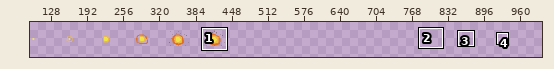
Edited in one commit: sprite sheet (Graphics/Effects/explosion1.png). The picture above shows the old version from afar; the outline marks the close-up.
Close-up. As it was:
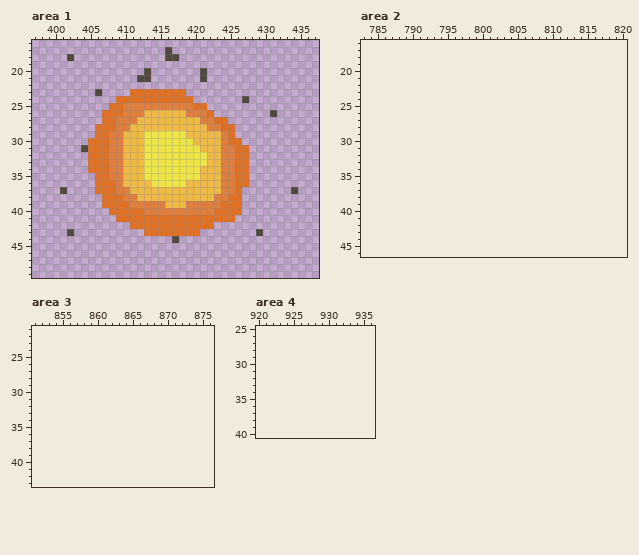
The file is 448x64 pixels. Shown: area 1: x 397..437, y 16..49; area 2: x 783..820, y 16..46; area 3: x 851..876, y 21..43; area 4: x 920..936, y 25..40. The old version is drawn lined up with the new one, on the new canvas. The wide view leaves out empty margins. The commit also changed other parts of the picture, which this record leaves out.
And afterwards:
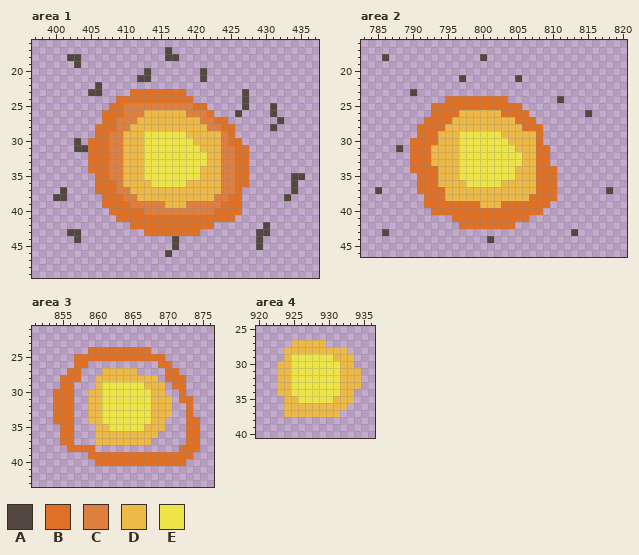
Palette (. is transparent): A #524840  B #df7126  C #de7f40  D #edb947  E #ede547
From old to new:
canvas 448x64 -> 1024x64
Area 1:
y 18..19: x 403 . -> A
y 22: x 406 . -> A
y 23: x 405 . -> A; x 427 . -> A
y 25: x 427 . -> A; x 431 . -> A
y 26: x 426 . -> A
y 27: x 432 . -> A
y 28: x 431 . -> A
y 30..31: x 403 . -> A
y 35: x 434..435 .. -> AA
y 36: x 434 . -> A
y 38: x 400..401 .. -> AA; x 433 . -> A
y 42: x 430 . -> A
y 43: x 403 . -> A; x 430 . -> A
y 44: x 403 . -> A; x 429 . -> A
y 45: x 417 . -> A; x 429 . -> A
y 46: x 416 . -> A
Area 2:
y 18: x 786 . -> A; x 800 . -> A
y 21: x 797 . -> A; x 805 . -> A
y 23: x 790 . -> A
y 24: x 795..803 ......... -> BBBBBBBBB; x 811 . -> A
y 25: x 793..805 ............. -> BBBBBBBBBBBBB
y 26: x 793..806 .............. -> BBBBDDDDDDBBBB; x 815 . -> A
y 27: x 792..807 ................ -> BBBBDDDDDDDDDBBB
y 28: x 791..808 .................. -> BBBBDDDDDDDDDDDBBB
y 29: x 791..808 .................. -> BBBDDDEEEEEEDDDDDB
y 30: x 790..808 ................... -> BBBBDDDEEEEEEEDDDDB
y 31: x 788 . -> A; x 790..809 .................... -> BBBDDDDEEEEEEEEDDDBB
y 32..33: x 790..809 .................... -> BBBDDDDEEEEEEEEEDDBB
y 34: x 790..810 ..................... -> BBBBDDDEEEEEEEEDDDBBB
y 35: x 791..810 .................... -> BBBDDDEEEEEEEEDDDBBB
y 36: x 791..810 .................... -> BBBDDDDEEEEEDDDDDBBB
y 37: x 785 . -> A; x 791..810 .................... -> BBBBDDDDDDDDDDDDDBBB; x 818 . -> A
y 38: x 792..810 ................... -> BBBDDDDDDDDDDDDBBBB
y 39: x 792..809 .................. -> BBBBBBBBDDDBBBBBBB
y 40: x 793..808 ................ -> BBBBBBBBBBBBBBBB
y 41: x 796..806 ........... -> BBBBBBBBBBB
y 42: x 797..804 ........ -> BBBBBBBB
y 43: x 786 . -> A; x 813 . -> A
y 44: x 801 . -> A
Area 3:
y 24: x 859..867 ......... -> BBBBBBBBB
y 25: x 857..869 ............. -> BBBBBBBBBBBBB
y 26: x 857..858 .. -> BB; x 869..870 .. -> BB
y 27: x 856..857 .. -> BB; x 861..865 ..... -> DDDDD; x 870..871 .. -> BB
y 28: x 855..857 ... -> BBB; x 860..868 ......... -> DDDDDDDDD; x 870..872 ... -> BBB
y 29: x 855..856 .. -> BB; x 860..869 .......... -> DEEEEEEDDD; x 871..872 .. -> BB
y 30: x 854..856 ... -> BBB; x 859..869 ........... -> DDEEEEEEEDD; x 872 . -> B
y 31: x 854..856 ... -> BBB; x 859..870 ............ -> DDEEEEEEEDDD; x 872..873 .. -> BB
y 32..33: x 854..856 ... -> BBB; x 859..870 ............ -> DDEEEEEEEDDD; x 873 . -> B
y 34: x 854..856 ... -> BBB; x 859..869 ........... -> DDEEEEEEEDD; x 873..874 .. -> BB
y 35: x 855..856 .. -> BB; x 860..869 .......... -> DDEEEEEDDD; x 873..874 .. -> BB
y 36: x 855..856 .. -> BB; x 860..868 ......... -> DDDDDDDDD; x 873..874 .. -> BB
y 37: x 855..856 .. -> BB; x 860..867 ........ -> DDDDDDDD; x 873..874 .. -> BB
y 38: x 856..859 .... -> BBBB; x 872..874 ... -> BBB
y 39: x 859..873 ............... -> BBBBBBBBBBBBBBB
y 40: x 860..872 ............. -> BBBBBBBBBBBBB
Area 4:
y 27: x 925..929 ..... -> DDDDD
y 28: x 924..932 ......... -> DDDDDDDDD
y 29: x 924..933 .......... -> DEEEEEEDDD
y 30: x 923..933 ........... -> DDEEEEEEEDD
y 31..33: x 923..934 ............ -> DDEEEEEEEDDD
y 34: x 923..933 ........... -> DDEEEEEEEDD
y 35: x 924..933 .......... -> DDEEEEEDDD
y 36: x 924..932 ......... -> DDDDDDDDD
y 37: x 924..931 ........ -> DDDDDDDD
